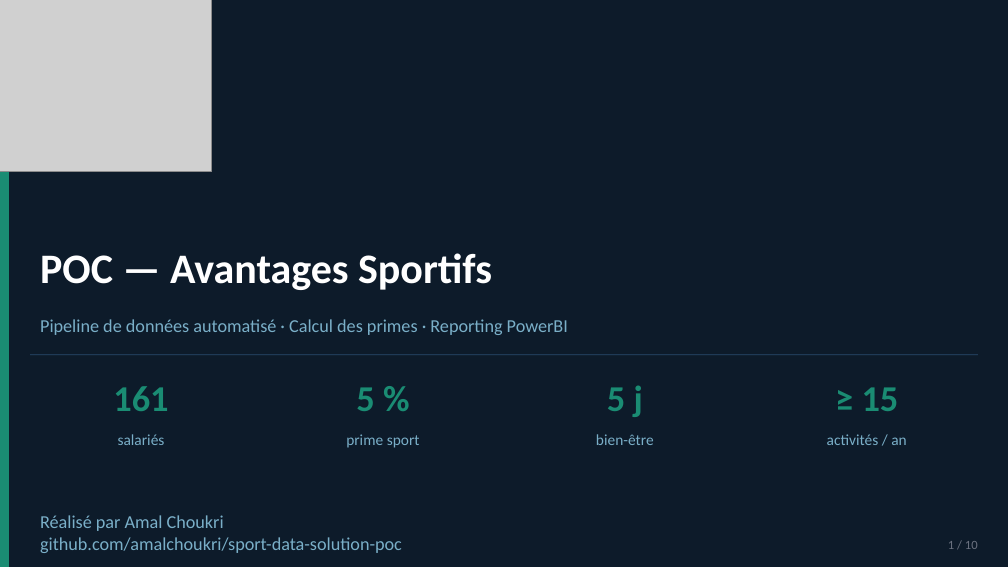
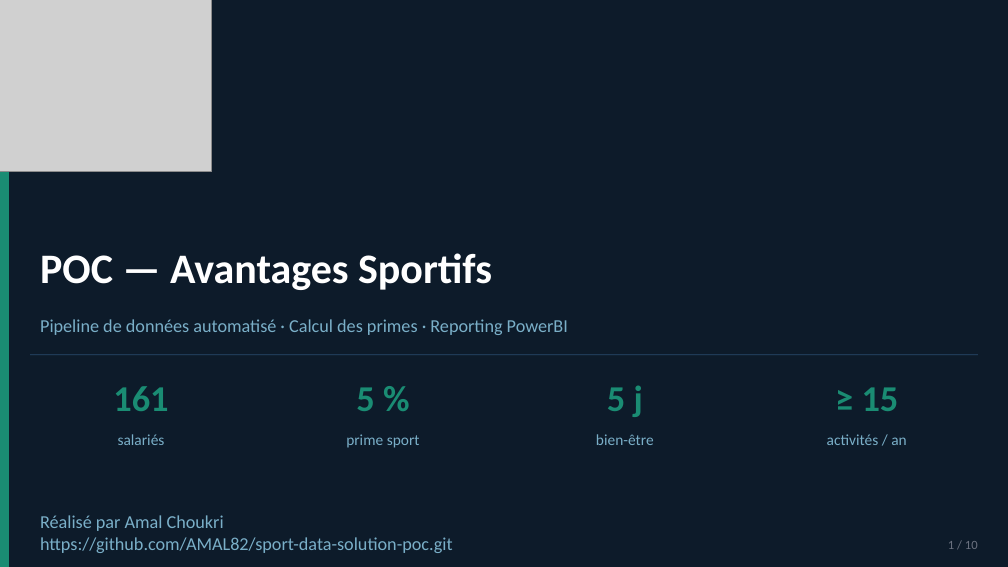
Before and after one commit to AMAL82/sport-data-solution-poc, a slide deck: slide 1 of docs/Choukri_Amal_Option_B_1_052026.pptx. Drawn at 1008x567 pixels with LibreOffice and Linux fonts; fonts in the diff are those of the drawing; grey boxes stand for pictures. Boxes give left, top, right and bottom in pixels: in the first picture for what was removed or moved away, otherwise in the second. Text is boxed around its words. In the diff, an @@ line names an element or a change of style, - is before the commit and + after.

Commit message:
feat: POC avantages sportifs - pipeline complet

```diff
--- a/docs/Choukri_Amal_Option_B_1_052026.pptx
+++ b/docs/Choukri_Amal_Option_B_1_052026.pptx
@@ text at bbox=[40, 537, 453, 553]: text changed @@
-github.com/amalchoukri/sport-data-solution-poc
+https://github.com/AMAL82/sport-data-solution-poc.git
```
Also in this commit, not shown: 1 other file.
